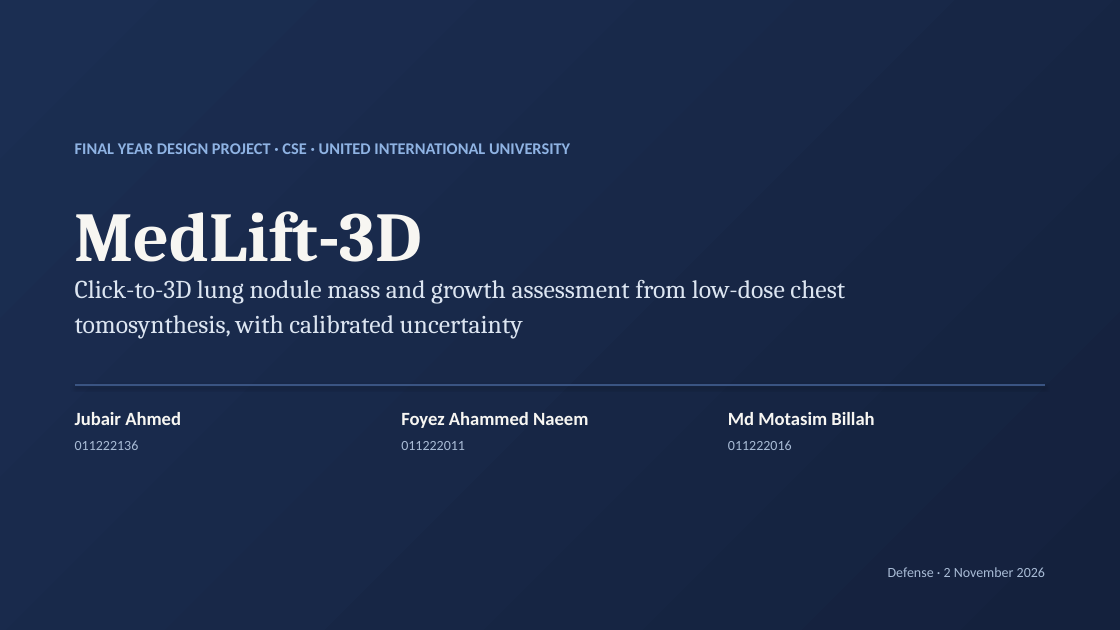
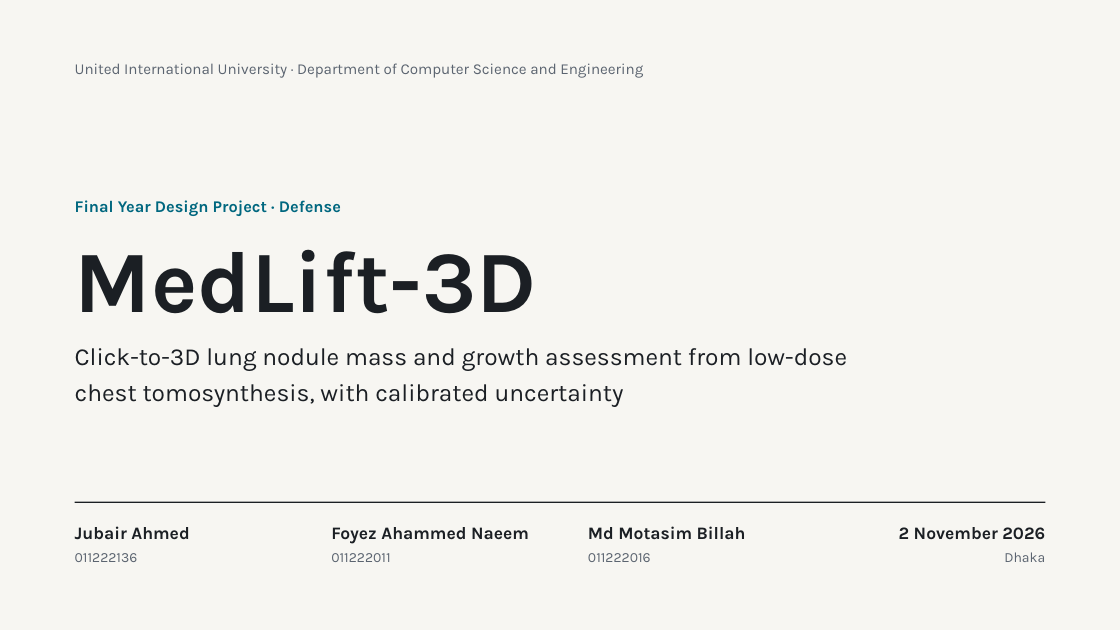
Before and after one commit to tcsquanta/medlift3d, a slide deck: slide 1 of report/MedLift3D_Defense.pptx. Drawn at 1120x630 pixels with LibreOffice and Linux fonts; fonts in the diff are those of the drawing. Boxes give left, top, right and bottom in pixels: in the first picture for what was removed or moved away, otherwise in the second. Text is boxed around its words. In the diff, an @@ line names an element or a change of style, - is before the commit and + after.

```diff
--- a/report/MedLift3D_Defense.pptx
+++ b/report/MedLift3D_Defense.pptx
@@ background gradient #14213D to #1B2E52 to #F7F6F2 @@
@@ text at (75, 63, 643, 78): text changed; size 14 to 13 pt; font Calibri to Karla; text colour #8FB3E3 to #5B6470; bold off @@
-FINAL YEAR DESIGN PROJECT · CSE · UNITED INTERNATIONAL UNIVERSITY
+United International University · Department of Computer Science and Engineering
@@ text added at (75, 200, 341, 216), 14 pt, text #00677F, bold @@
+Final Year Design Project · Defense
@@ text "MedLift-3D": place and size @@
-text "MedLift-3D" at (75, 211, 422, 262)
+text "MedLift-3D" at (75, 249, 537, 314)
@@ text "MedLift-3D" at (75, 249, 537, 314): size 60 to 75 pt, font Cambria to Karla, text colour #F7F6F2 to #1B1F24; line spacing 1.2 to 1 @@
@@ text "Click-to-3D lung nodule mass and ...": place and size @@
-text "Click-to-3D lung nodule mass and ..." at (75, 280, 845, 339)
+text "Click-to-3D lung nodule mass and ..." at (75, 348, 847, 407)
@@ text "Click-to-3D lung nodule mass and ..." at (75, 348, 847, 407): size 22 to 21 pt, font Cambria to Karla, text colour #DCE5F1 to #1B1F24; line spacing 1.15 to 1.2 @@
@@ line removed from (75, 385) to (1045, 385) @@
@@ rectangle added at (75, 502, 1046, 502), fill #1B1F24 @@
@@ text "Jubair Ahmed": place and size @@
-text "Jubair Ahmed" at (75, 412, 181, 450)
+text "Jubair Ahmed" at (75, 526, 189, 562)
@@ text "Jubair Ahmed" at (75, 526, 189, 562): size 16 to 15 pt, text colour #F7F6F2 to #1B1F24 in "Jubair Ahmed"; font Calibri to Karla; text colour #A9BCD6 to #5B6470 in "011222136"; less space between paragraphs @@
@@ text "Foyez Ahammed Naeem": place and size @@
-text "Foyez Ahammed Naeem" at (401, 412, 588, 450)
+text "Foyez Ahammed Naeem" at (331, 527, 529, 562)
@@ text "Foyez Ahammed Naeem" at (331, 527, 529, 562): size 16 to 15 pt, text colour #F7F6F2 to #1B1F24 in "Foyez Ahammed Naeem"; font Calibri to Karla; text colour #A9BCD6 to #5B6470 in "011222011"; less space between paragraphs @@
@@ text "Md Motasim Billah": place and size @@
-text "Md Motasim Billah" at (728, 412, 874, 450)
+text "Md Motasim Billah" at (588, 526, 746, 562)
@@ text "Md Motasim Billah" at (588, 526, 746, 562): size 16 to 15 pt, text colour #F7F6F2 to #1B1F24 in "Md Motasim Billah"; font Calibri to Karla; text colour #A9BCD6 to #5B6470 in "011222016"; less space between paragraphs @@
@@ text at (899, 527, 1045, 562): text changed; size 12 to 15 pt; font Calibri to Karla; text colour #A9BCD6 to #1B1F24; bold on @@
-Defense · 2 November 2026
+2 November 2026
+Dhaka
```
Also in this commit, not shown: 19 other slides changed, 1 slide removed.
